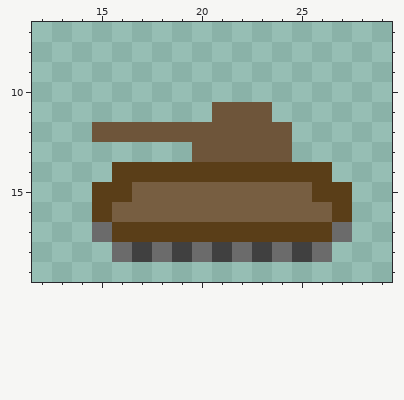
Pixel-art sprite, stored at Images/TileSets/FantasyHex/Units/Tank.png. Above: the version before the commit.
The file is 32x28 pixels. Colours within 5 levels of each other are drawn and written as one. Shown: x 12..29, y 7..19.
After the commit:
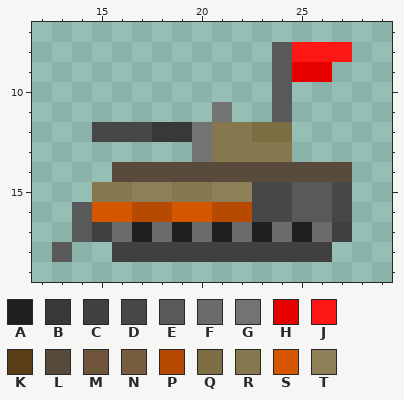
Palette (. is transparent): A #1f1f1f  B #383838  C #404040  D #474747  E #595959  F #6b6b6b  G #737373  H #e60000  J #ff1717  K #5a3e18  L #594b3c  M #6e553a  N #775e41  P #b84900  Q #7d6d43  R #87774e  S #d65600  T #8f7f59
Edits made:
@@ x 12..29 @@
  7 ..................
- 8 ..................
- 9 ..................
-10 ..................
-11 .........MMM......
-12 ...MMMMMMMMMM.....
-13 ........MMMMM.....
-14 ....KKKKKKKKKKK...
-15 ...KKNNNNNNNNNKK..
-16 ...KNNNNNNNNNNNK..
-17 ...FKKKKKKKKKKKF..
-18 ....FCFCFCFCFCF...
+ 8 ............EJJJ..
+ 9 ............EHH...
+10 ............E.....
+11 .........G..E.....
+12 ...DDDBBGRRQQ.....
+13 ........GRRRR.....
+14 ....LLLLLLLLLLLL..
+15 ...RRTTRRTTDDEED..
+16 ..ESSPPSSPPDDEED..
+17 ..ECFAFAFAFAFAFC..
+18 .E..CCCCCCCCCCC...
 19 ..................
Where, in picture pixels (left, top, right, bottom), the same in both pictures:
changed: (52, 42, 352, 262)
